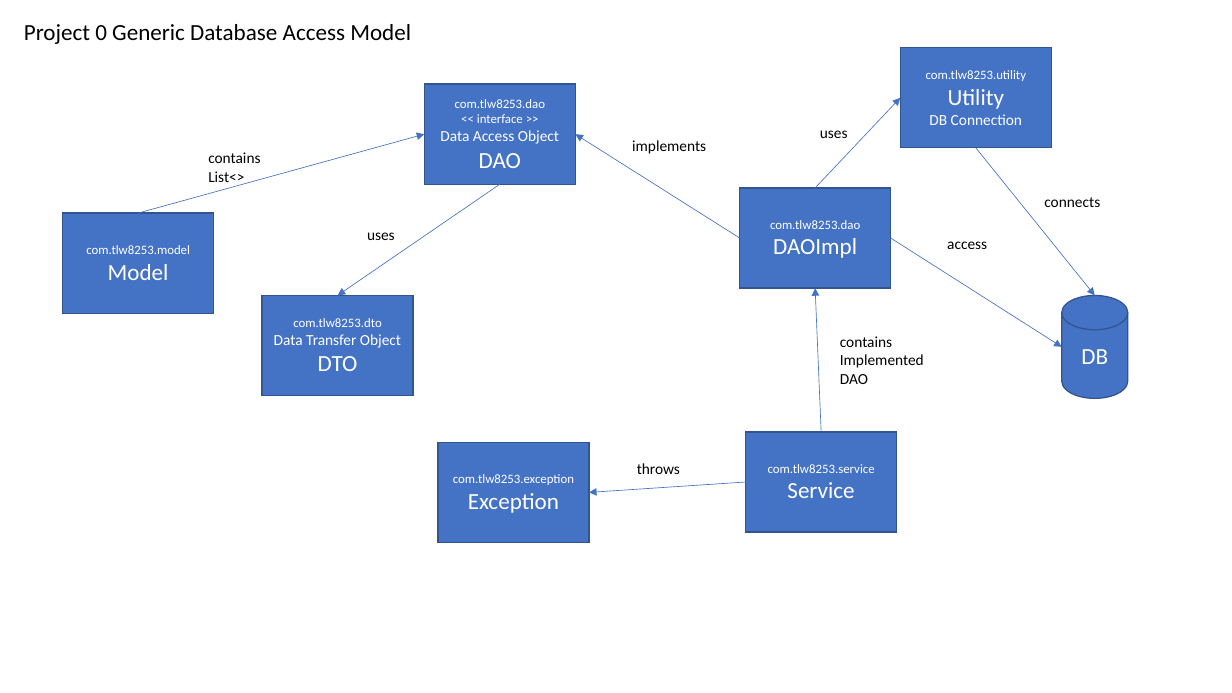
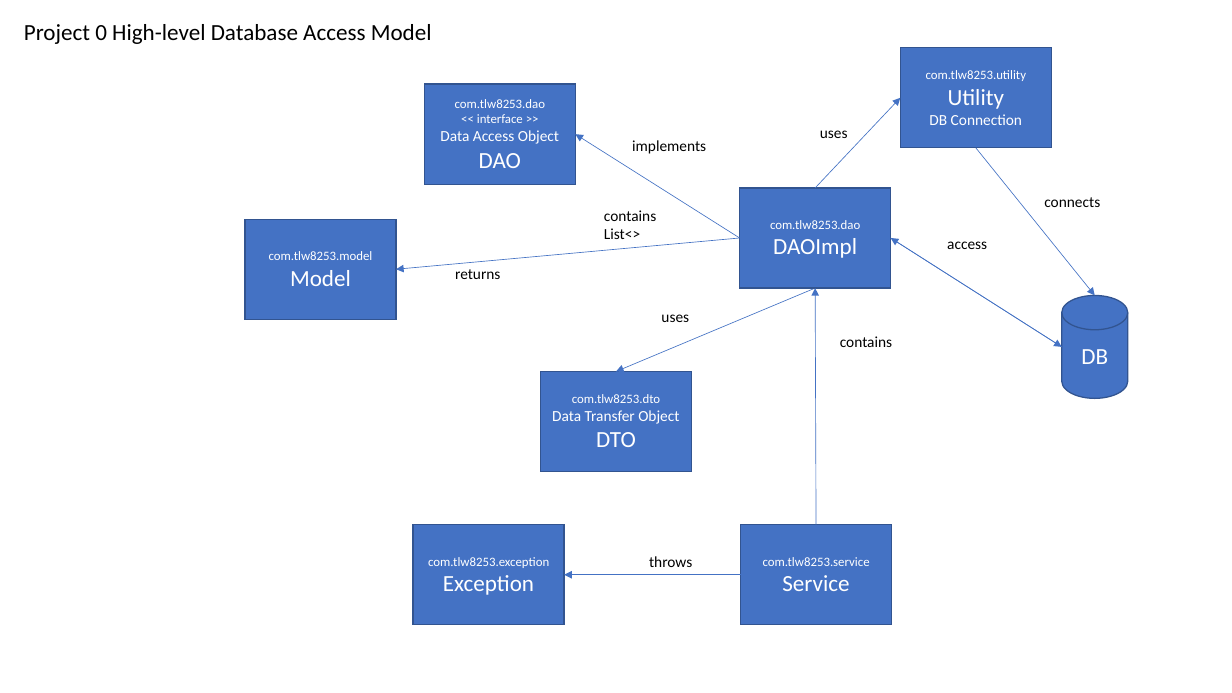
Before and after one commit to tlw8253/Project-0, a slide deck: slide 3 of docs/Project 0.pptx. Drawn at 1232x693 pixels with LibreOffice and Linux fonts; fonts in the diff are those of the drawing. Boxes give left, top, right and bottom in pixels: in the first picture for what was removed or moved away, otherwise in the second. Text is boxed around its words. In the diff, an @@ line names an element or a change of style, - is before the commit and + after.

```diff
--- a/docs/Project 0.pptx
+++ b/docs/Project 0.pptx
@@ text at bbox=[24, 24, 432, 44]: text changed @@
-Project 0 Generic Database Access Model
+Project 0 High-level Database Access Model
@@ text "contains" rewrapped from bbox=[208, 152, 260, 187] to bbox=[604, 210, 656, 239] @@
@@ rectangle "com.tlw8253.model": place and size @@
-rectangle "com.tlw8253.model" at bbox=[63, 213, 213, 313]
+rectangle "com.tlw8253.model" at bbox=[245, 219, 396, 319]
@@ arrow moved from (139, 213) - (424, 134) to (739, 238) - (396, 269) @@
@@ arrow added from (1062, 347) to (891, 238), #4472C4 0.5 pt @@
@@ text added at bbox=[455, 269, 500, 279], 12 pt, text #000000 @@
+returns
@@ arrow moved from (500, 184) - (337, 296) to (815, 288) - (616, 372) @@
@@ arrow moved from (822, 432) - (815, 288) to (816, 525) - (815, 288) @@
@@ text "uses": place and size @@
-text "uses" at bbox=[367, 232, 395, 240]
+text "uses" at bbox=[661, 314, 689, 322]
@@ text at bbox=[840, 354, 924, 384]: paragraph removed @@
-Implemented DAO
@@ rectangle "com.tlw8253.dto": place and size @@
-rectangle "com.tlw8253.dto" at bbox=[262, 296, 413, 396]
+rectangle "com.tlw8253.dto" at bbox=[541, 372, 691, 471]
@@ rectangle "com.tlw8253.exception": place and size @@
-rectangle "com.tlw8253.exception" at bbox=[438, 443, 589, 543]
+rectangle "com.tlw8253.exception" at bbox=[413, 525, 564, 625]
@@ rectangle "com.tlw8253.service": place and size @@
-rectangle "com.tlw8253.service" at bbox=[746, 432, 897, 531]
+rectangle "com.tlw8253.service" at bbox=[740, 525, 891, 625]
@@ text "throws": place and size @@
-text "throws" at bbox=[637, 463, 680, 474]
+text "throws" at bbox=[649, 556, 692, 567]
@@ arrow moved from (746, 482) - (589, 493) to (740, 575) - (565, 575) @@
```
Also in this commit, not shown: 2 other slides changed, 1 slide added, 9 other files.
